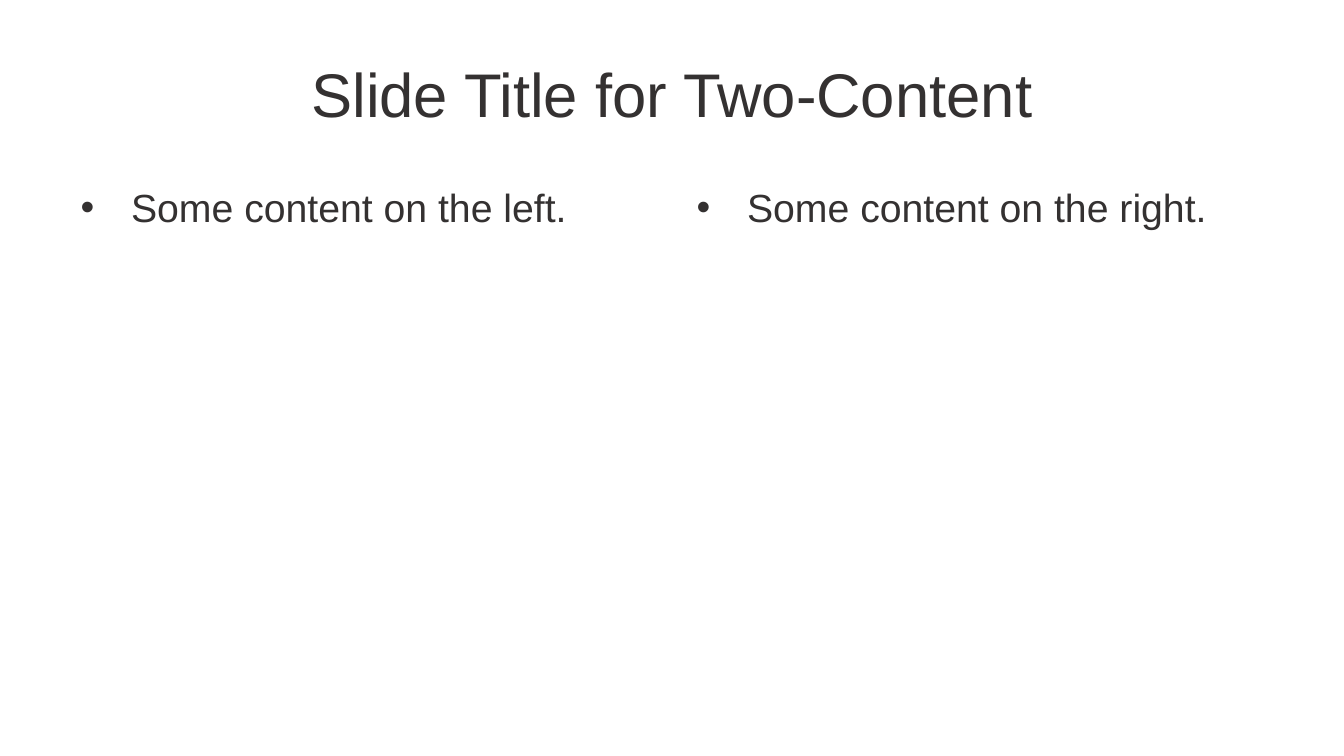
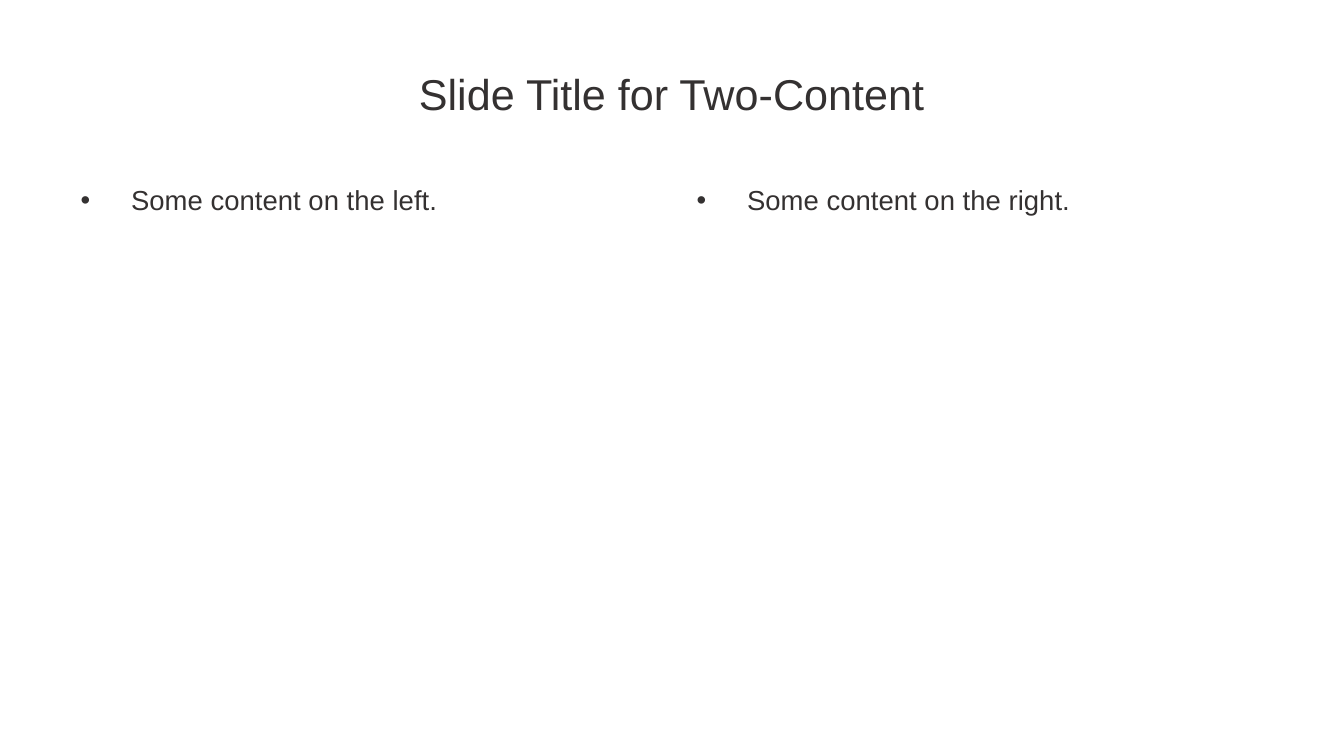
Before and after one commit to amertens/clean-room-sim, a slide deck: slide 4 of reports/templates/lab_template.pptx. Drawn at 1344x756 pixels with LibreOffice and Linux fonts; fonts in the diff are those of the drawing. Boxes give left, top, right and bottom in pixels: in the first picture for what was removed or moved away, otherwise in the second. Text is boxed around its words. In the diff, an @@ line names an element or a change of style, - is before the commit and + after.

Commit message:
Reduce slide-text size: shrink sz attributes in master/layouts/theme by 30% (8pt floor); re-render

```diff
--- a/reports/templates/lab_template.pptx
+++ b/reports/templates/lab_template.pptx
@@ title "Slide Title for Two-Content" at (x1=419, y1=78, x2=924, y2=111): size 33 to 23.1 pt @@
@@ text "Some content on the left." at (x1=131, y1=190, x2=437, y2=211): size 21 to 14.7 pt; less space between paragraphs @@
@@ text "Some content on the right." at (x1=747, y1=190, x2=1070, y2=216): size 21 to 14.7 pt; less space between paragraphs @@
```
Also in this commit, not shown: 3 other slides changed, 1 other file.
